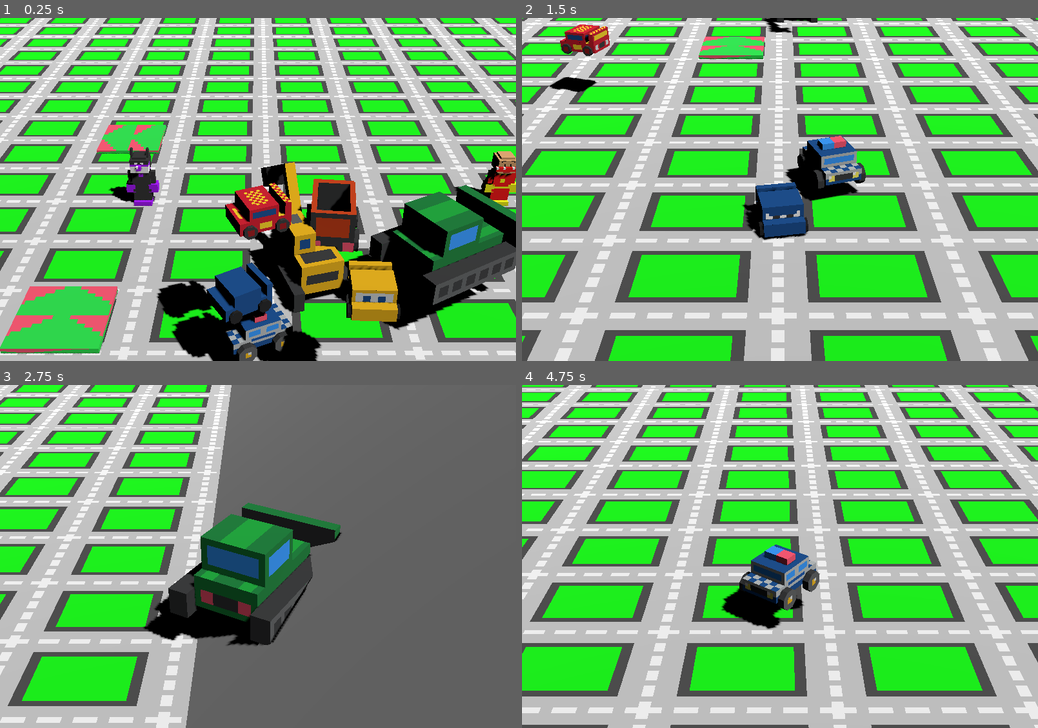
Above: before the commit, frames 1-4 (two rows, left to right).
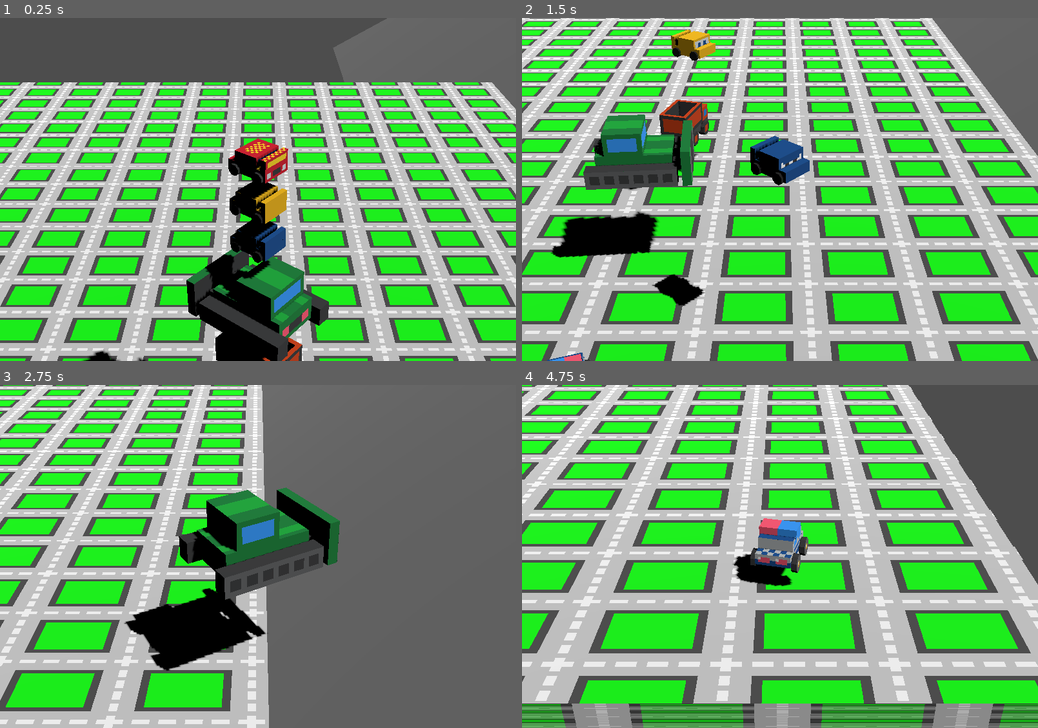
Above: after the commit, the same moments.

Repository: KYOHEI-ABC/CARS
Game: Godot game, scene res://main.tscn
Same seed, same stepped clock (60 frames per second), same inputs: the game is played once before the commit and once after it.
Inputs:
- Up to frame 1 (0.25 s): no input
- Up to frame 2 (1.5 s): tap Enter at 0.5, 0.6 s; hold D 0.53-1.28 s; tap Space at 0.77, 1.07 s; tap Shift at 0.8, 1.35 s; hold S from 1.28 s (still down)
- Up to frame 3 (2.75 s): tap Space at 1.52, 1.55, 1.82, 2.1 s; release S at 2.03 s; hold D from 2.03 s (still down); tap Enter at 2.3 s
- Up to frame 4 (4.75 s): release D at 2.78 s; hold W 2.78-3.53 s; tap Enter at 2.85, 4.35 s; tap Space at 3.02, 3.32, 3.77, 3.8, 4.07, 4.52 s; tap Shift at 3.05, 3.6 s; hold A from 3.53 s (still down)

The runs differ from the first frame. In frame 1, 78% of the frame differs, in the area x 0-100%, y 0-100%; in frame 2, 73%; in frame 3, 38%; in frame 4, 80%.

Commit message:
Refactor character and dash zone logic; remove unused assets and scripts

Diff:
--- a/anpanman_body.tscn
+++ /dev/null
@@ -1,13 +0,0 @@
-[gd_scene load_steps=3 format=3 uid="uid://du4ajxgdjp0eg"]
-
-[ext_resource type="Script" uid="uid://cxg8fv3cpmfu1" path="res://scripts/anpanman_body.gd" id="1_umugu"]
-
-[sub_resource type="BoxShape3D" id="BoxShape3D_si1uk"]
-size = Vector3(1.2, 2, 1.2)
-
-[node name="RigidBody3D" type="RigidBody3D"]
-mass = 10.0
-script = ExtResource("1_umugu")
-
-[node name="CollisionShape3D" type="CollisionShape3D" parent="."]
-shape = SubResource("BoxShape3D_si1uk")
--- a/body.tscn
+++ /dev/null
@@ -1,14 +0,0 @@
-[gd_scene load_steps=3 format=3 uid="uid://brjsmh0wckifs"]
-
-[sub_resource type="SphereShape3D" id="SphereShape3D_lquwl"]
-
-[sub_resource type="SphereMesh" id="SphereMesh_7mycd"]
-
-[node name="Body" type="RigidBody3D"]
-angular_damp = 2.0
-
-[node name="CollisionShape3D" type="CollisionShape3D" parent="."]
-shape = SubResource("SphereShape3D_lquwl")
-
-[node name="MeshInstance3D" type="MeshInstance3D" parent="CollisionShape3D"]
-mesh = SubResource("SphereMesh_7mycd")
--- a/dash_zone.tscn
+++ /dev/null
@@ -1,27 +0,0 @@
-[gd_scene load_steps=6 format=3 uid="uid://msb3crunybhr"]
-
-[ext_resource type="Texture2D" uid="uid://dhum8xsjt006c" path="res://assets/sprites/dash_zone.png" id="1_7vaot"]
-[ext_resource type="Script" uid="uid://b6ntv7k5epnq1" path="res://scripts/dash_zone.gd" id="1_ynbs7"]
-
-[sub_resource type="BoxShape3D" id="BoxShape3D_7vaot"]
-size = Vector3(2, 0.5, 2)
-
-[sub_resource type="StandardMaterial3D" id="StandardMaterial3D_ynbs7"]
-albedo_texture = ExtResource("1_7vaot")
-uv1_scale = Vector3(2, 2, 2)
-uv1_offset = Vector3(0.5, 0, 0)
-texture_filter = 0
-
-[sub_resource type="BoxMesh" id="BoxMesh_txmpf"]
-material = SubResource("StandardMaterial3D_ynbs7")
-size = Vector3(2, 0.25, 2)
-
-[node name="Area3D" type="Area3D"]
-script = ExtResource("1_ynbs7")
-
-[node name="CollisionShape3D" type="CollisionShape3D" parent="."]
-shape = SubResource("BoxShape3D_7vaot")
-
-[node name="MeshInstance3D" type="MeshInstance3D" parent="CollisionShape3D"]
-transform = Transform3D(-1, 0, -8.74228e-08, 0, 1, 0, 8.74228e-08, 0, -1, 0, 0, 0)
-mesh = SubResource("BoxMesh_txmpf")
--- a/main.tscn
+++ b/main.tscn
@@ -1,19 +1,7 @@
-[gd_scene load_steps=22 format=3 uid="uid://bspiqu0w7xcr"]
+[gd_scene load_steps=10 format=3 uid="uid://bspiqu0w7xcr"]
 
 [ext_resource type="Script" uid="uid://dn1ec5l4c3v3g" path="res://scripts/main.gd" id="1_ig7tw"]
 [ext_resource type="Texture2D" uid="uid://dglw1m5i2ma38" path="res://assets/sprites/ground.png" id="2_0xm2m"]
-[ext_resource type="PackedScene" uid="uid://c6vm65c3gd7i" path="res://assets/cars/mcqueen.gltf" id="3_h2yge"]
-[ext_resource type="PackedScene" uid="uid://gm5gcgsa0m5" path="res://assets/cars/storm.gltf" id="3_lquwl"]
-[ext_resource type="PackedScene" uid="uid://msb3crunybhr" path="res://dash_zone.tscn" id="3_w48qg"]
-[ext_resource type="PackedScene" uid="uid://b7u1pjjrnbpgi" path="res://assets/cars/ramirez.gltf" id="5_7mycd"]
-[ext_resource type="PackedScene" uid="uid://cg2xt7ehuxyrw" path="res://assets/tomica/buru.gltf" id="6_kek77"]
-[ext_resource type="PackedScene" uid="uid://fq2pdp3hgiea" path="res://assets/tomica/dump.gltf" id="7_4c57u"]
-[ext_resource type="PackedScene" uid="uid://cddmfc0f24fsj" path="res://assets/tomica/police.gltf" id="8_efxa6"]
-[ext_resource type="PackedScene" uid="uid://ck5pa4nuxhx1e" path="res://assets/tomica/shobel.gltf" id="9_dg77c"]
-[ext_resource type="PackedScene" uid="uid://du4ajxgdjp0eg" path="res://anpanman_body.tscn" id="10_4c57u"]
-[ext_resource type="PackedScene" uid="uid://bxkfkvqh18lxo" path="res://assets/anpanman/anpanman.gltf" id="11_ycdy4"]
-[ext_resource type="PackedScene" uid="uid://b4kmesg78p5g8" path="res://assets/anpanman/baikinman.gltf" id="12_w48qg"]
-[ext_resource type="PackedScene" uid="uid://ci85aing7h811" path="res://assets/anpanman/dokin.gltf" id="13_vivmo"]
 
 [sub_resource type="BoxShape3D" id="BoxShape3D_ig7tw"]
 size = Vector3(64, 1, 64)
@@ -40,10 +28,8 @@
 material = SubResource("StandardMaterial3D_272bh")
 size = Vector3(32, 8, 64)
 
-[node name="Main" type="Node" node_paths=PackedStringArray("camera", "models_node")]
+[node name="Main" type="Node"]
 script = ExtResource("1_ig7tw")
-camera = NodePath("Environment/Camera3D")
-models_node = NodePath("Models")
 
 [node name="Environment" type="Node" parent="."]
 
@@ -84,57 +70,9 @@
 mesh = SubResource("BoxMesh_5vw27")
 
 [node name="Camera3D" type="Camera3D" parent="Environment"]
-transform = Transform3D(1, 0, 0, 0, 0.866025, 0.5, 0, -0.5, 0.866025, 0, 6, 10)
+transform = Transform3D(1, 0, 0, 0, 0.866025, 0.5, 0, -0.5, 0.866025, 0, 6, 12)
 fov = 30.0
 
 [node name="DirectionalLight3D" type="DirectionalLight3D" parent="Environment/Camera3D"]
 transform = Transform3D(0.848048, -0.280814, 0.449397, 0, 0.848048, 0.529919, -0.529919, -0.449397, 0.719186, 128, 0, 0)
 shadow_enabled = true
-
-[node name="Area3D" parent="Environment" instance=ExtResource("3_w48qg")]
-transform = Transform3D(1, 0, 0, 0, 1, 0, 0, 0, 1, -6, 0, 0)
-
-[node name="Area3D2" parent="Environment" instance=ExtResource("3_w48qg")]
-transform = Transform3D(-4.37114e-08, 0, 1, 0, 1, 0, -1, 0, -4.37114e-08, -6, 0, -9)
-
-[node name="Area3D3" parent="Environment" instance=ExtResource("3_w48qg")]
-transform = Transform3D(-0.965926, 0, 0.258819, 0, 1, 0, -0.258819, 0, -0.965926, -14, 0, -9)
-
-[node name="Area3D4" parent="Environment" instance=ExtResource("3_w48qg")]
-transform = Transform3D(0, 0, -1, 0, 1, 0, 1, 0, 0, -15, 0, 0)
-
-[node name="Models" type="Node" parent="."]
-
-[node name="blockbench_export" parent="Models" instance=ExtResource("3_h2yge")]
-
-[node name="blockbench_export2" parent="Models" instance=ExtResource("5_7mycd")]
-
-[node name="blockbench_export3" parent="Models" instance=ExtResource("3_lquwl")]
-
-[node name="blockbench_export4" parent="Models" instance=ExtResource("6_kek77")]
-
-[node name="blockbench_export5" parent="Models" instance=ExtResource("7_4c57u")]
-
-[node name="blockbench_export6" parent="Models" instance=ExtResource("8_efxa6")]
-
-[node name="blockbench_export7" parent="Models" instance=ExtResource("9_dg77c")]
-
-[node name="Anpanman" type="Node" parent="."]
-
-[node name="RigidBody3D" parent="Anpanman" instance=ExtResource("10_4c57u")]
-transform = Transform3D(1, 0, 0, 0, 1, 0, 0, 0, 1, 5, 0, -5)
-
-[node name="blockbench_export" parent="Anpanman/RigidBody3D" instance=ExtResource("11_ycdy4")]
-transform = Transform3D(-1, 0, -8.74228e-08, 0, 1, 0, 8.74228e-08, 0, -1, 0, -1, 0)
-
-[node name="RigidBody3D2" parent="Anpanman" instance=ExtResource("10_4c57u")]
-transform = Transform3D(1, 0, 0, 0, 1, 0, 0, 0, 1, -5, 0, -5)
-
-[node name="blockbench_export" parent="Anpanman/RigidBody3D2" instance=ExtResource("12_w48qg")]
-transform = Transform3D(-1, 0, -8.74228e-08, 0, 1, 0, 8.74228e-08, 0, -1, 0, -1, 0)
-
-[node name="RigidBody3D3" parent="Anpanman" instance=ExtResource("10_4c57u")]
-transform = Transform3D(1, 0, 0, 0, 1, 0, 0, 0, 1, 5, 0, 5)
-
-[node name="blockbench_export" parent="Anpanman/RigidBody3D3" instance=ExtResource("13_vivmo")]
-transform = Transform3D(-1, 0, -8.74228e-08, 0, 1, 0, 8.74228e-08, 0, -1, 0, -1, 0)
--- a/scripts/anpanman_body.gd
+++ /dev/null
@@ -1,5 +0,0 @@
-extends RigidBody3D
-
-func _process(delta: float) -> void:
-	if randf() < 0.01:
-		apply_central_impulse(Vector3(0, 50, 0))
--- /dev/null
+++ b/scripts/character.gd
@@ -0,0 +1,80 @@
+class_name Character
+extends Node
+
+const MODELS: Array[PackedScene] = [
+	preload("res://assets/cars/mcqueen.gltf"),
+	preload("res://assets/cars/ramirez.gltf"),
+	preload("res://assets/cars/storm.gltf"),
+	preload("res://assets/tomica/buru.gltf"),
+	preload("res://assets/tomica/dump.gltf"),
+	preload("res://assets/tomica/police.gltf"),
+	preload("res://assets/tomica/shobel.gltf")
+
+]
+var index: int = 0
+
+var body: RigidBody3D
+var model: Node3D
+var model_y_offset: float = -0.5
+
+var spin_count: int = 0
+
+
+func _init(index: int) -> void:
+	self.index = index
+	body = RigidBody3D.new()
+	add_child(body)
+	body.mass = 1
+	body.gravity_scale = 1.2
+
+	body.linear_damp = 0.1
+	body.contact_monitor = true
+	body.max_contacts_reported = 3
+	body.body_entered.connect(_on_body_entered)
+
+
+	var physics_material = PhysicsMaterial.new()
+	physics_material.bounce = 0.8
+	body.physics_material_override = physics_material
+
+
+	var collision_shape = CollisionShape3D.new()
+	collision_shape.shape = SphereShape3D.new()
+	body.add_child(collision_shape)
+	if 3 <= index and index <= 6:
+		collision_shape.shape.radius = 1
+		model_y_offset = -1
+
+	model = MODELS[index].instantiate()
+	add_child(model)
+
+
+func _physics_process(delta: float) -> void:
+	var diff = body.position - model.position
+	model.position = body.position + Vector3(0, model_y_offset, 0)
+
+	diff.y = 0
+	if diff.length_squared() > 0.003:
+		if spin_count == 0:
+			model.look_at(model.position + diff, Vector3.UP)
+
+	if spin_count > 0:
+		spin_count -= 1
+		model.rotation.y += 5
+
+	if index == 5:
+		var s = sin((2.0 * PI * Time.get_ticks_msec()) / 500.0)
+		var current_scale = 1.0 + (s + 1.0) / 2.0 * (2.0 - 1.0)
+		model.get_child(0).scale = Vector3.ONE * current_scale
+	elif index == 6:
+		var phase = (2.0 * PI * Time.get_ticks_msec()) / 1000.0
+		model.get_child(4).rotation.x = deg_to_rad(60) + (deg_to_rad(30) * sin(phase))
+
+func _on_body_entered(_body: Node) -> void:
+	if _body is StaticBody3D:
+		return
+	spin_count = 60
+
+	var chara = _body.get_parent()
+	if chara is Character:
+		chara.spin_count = 60
--- a/scripts/dash_zone.gd
+++ /dev/null
@@ -1,17 +0,0 @@
-extends Area3D
-
-const IMPULSE_FORCE: float = 16.0
-
-func _physics_process(_delta: float) -> void:
-	var direction = _get_impulse_direction()
-
-	for body in get_overlapping_bodies():
-		if body is StaticBody3D:
-			continue
-
-		body.linear_velocity = Vector3.ZERO
-		body.apply_central_impulse(direction)
-
-func _get_impulse_direction() -> Vector3:
-	var direction = - transform.basis.z.normalized()
-	return direction.normalized() * IMPULSE_FORCE
--- a/scripts/main.gd
+++ b/scripts/main.gd
@@ -1,94 +1,72 @@
 class_name Main
 extends Node
 
-const ROTATION_THRESHOLD: float = 0.03
-const MODEL_Y_OFFSET: float = -0.5
-const SELECTION_DISTANCE: float = 5.0
+@onready var camera = $Environment/Camera3D
+var camera_offset: Vector3
 
-@export var camera: Camera3D
-@export var models_node: Node
+var characters: Array[Character] = []
 
-var pairs: Array[Dictionary]
 var target_index: int = 0
-var selected_bodies: Array[RigidBody3D]
-var camera_offset: Vector3
+var target_indexes: Array[int] = []
 
 func _ready() -> void:
 	camera_offset = camera.position
-	var body_scene = load("res://body.tscn")
-	for model in models_node.get_children():
-		var body = body_scene.instantiate() as RigidBody3D
-		add_child(body)
-		body.visible = false
-		pairs.append({"body": body, "model": model})
 
-	for pair in pairs:
-		var random_direction = Vector3(
-			randf_range(-1.0, 1.0),
-			0,
-			randf_range(-1.0, 1.0)
-		).normalized()
-		pair.body.apply_central_impulse(random_direction * 8)
+	for i in range(Character.MODELS.size()):
+		characters.append(Character.new(i))
+	for character in characters:
+		add_child(character)
+
 
 func _process(_delta: float) -> void:
-	camera.position = pairs[target_index].body.position + camera_offset
-	for pair in pairs:
-		var body: RigidBody3D = pair.body
-		var model: Node3D = pair.model
-		if -0.01 < body.linear_velocity.y and body.linear_velocity.y < 0.01:
-			if randf() < 0.008:
-				body.apply_central_impulse(Vector3(0, 5, 0))
+	camera.position = characters[target_index].body.position + camera_offset
 
-		var diff = body.position - model.position
-		model.position = body.position + Vector3(0, MODEL_Y_OFFSET, 0)
-
-		diff.y = 0
-		if diff.length_squared() > ROTATION_THRESHOLD * ROTATION_THRESHOLD:
-			model.look_at(model.position + diff, Vector3.UP)
 
 func _input(event: InputEvent) -> void:
-	if not event is InputEventKey:
+	if event is not InputEventKey:
 		return
 
 	if event.keycode == KEY_SHIFT:
 		if event.pressed:
-			var target_pos = pairs[target_index].body.position
-			selected_bodies.clear()
-			for pair in pairs:
-				if target_pos.distance_to(pair.body.position) <= SELECTION_DISTANCE:
-					selected_bodies.append(pair.body)
+			var target_pos = characters[target_index].body.position
+			target_indexes.clear()
+			for i in range(characters.size()):
+				if target_pos.distance_to(characters[i].body.position) <= 10:
+					target_indexes.append(i)
 		else:
-			selected_bodies.clear()
+			target_indexes.clear()
 		return
 
-	if not event.pressed:
-		return
+	if event.pressed and event.keycode == KEY_ENTER:
+		if target_indexes.size() == 0:
+			target_index = (target_index + 1) % characters.size()
 
-	if event.keycode == KEY_ENTER:
-		if selected_bodies.is_empty():
-			target_index = (target_index + 1) % pairs.size()
-		return
-
-	if event.keycode == KEY_SPACE:
-		for pair in pairs:
+	if event.pressed and event.keycode == KEY_SPACE:
+		for chara in characters:
 			var random_direction = Vector3(
 				randf_range(-1.0, 1.0),
 				0,
 				randf_range(-1.0, 1.0)
 			).normalized()
-			pair.body.apply_central_impulse(random_direction * 8)
-		return
+			if chara.body.linear_velocity.length_squared() <= 128:
+				chara.body.apply_central_impulse(random_direction * 8)
 
 	var direction = Vector3.ZERO
-	match event.keycode:
-		KEY_W: direction = Vector3(0, 0, -1)
-		KEY_S: direction = Vector3(0, 0, 1)
-		KEY_A: direction = Vector3(-1, 0, 0)
-		KEY_D: direction = Vector3(1, 0, 0)
-
-	if direction != Vector3.ZERO:
-		var bodies = selected_bodies if not selected_bodies.is_empty() else [pairs[target_index].body]
-		for body in bodies:
-			if body.linear_velocity.length_squared() > 100:
-				continue
-			body.apply_central_impulse(direction * 8)
+	if event.pressed:
+		if event.keycode == KEY_W:
+			direction = Vector3(0, 0, -1)
+		elif event.keycode == KEY_S:
+			direction = Vector3(0, 0, 1)
+		elif event.keycode == KEY_A:
+			direction = Vector3(-1, 0, 0)
+		elif event.keycode == KEY_D:
+			direction = Vector3(1, 0, 0)
+	if target_indexes.size() > 0:
+		for i in target_indexes:
+			var body = characters[i].body
+			if body.linear_velocity.length_squared() <= 128:
+				body.apply_central_impulse(direction * 3)
+	else:
+		var body = characters[target_index].body
+		if body.linear_velocity.length_squared() <= 128:
+			body.apply_central_impulse(direction * 3)
Not shown, changed: assets/tomica/buru_0.png.import
Not shown, changed: assets/tomica/dump_0.png.import
Not shown, changed: assets/tomica/police_0.png.import
Not shown, changed: assets/tomica/shobel_0.png.import
